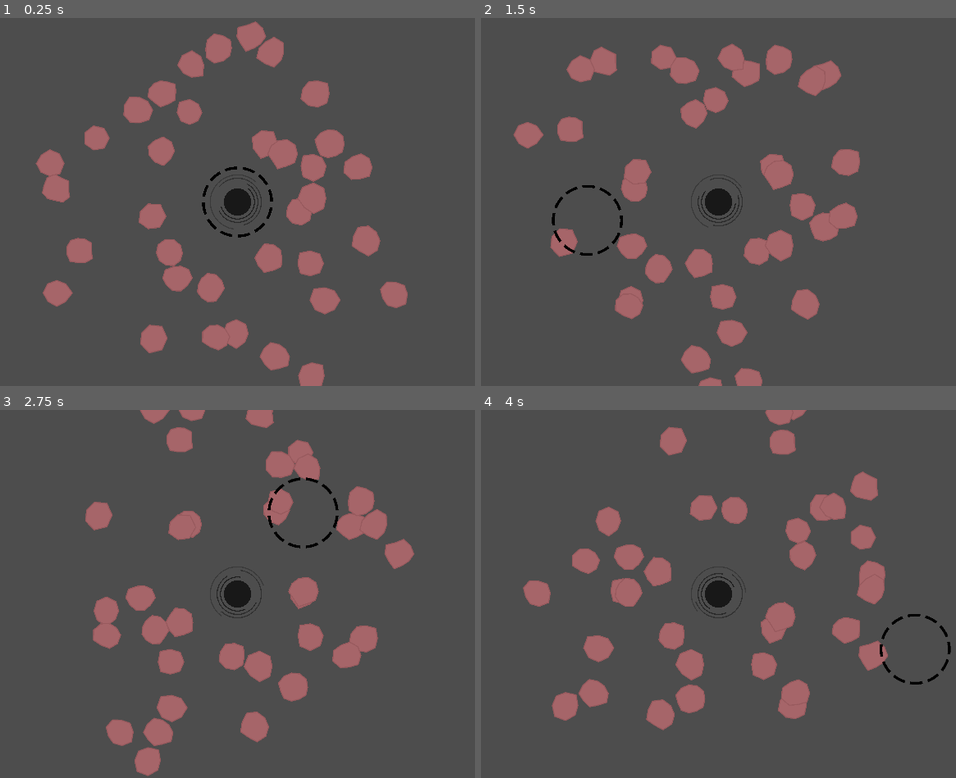
Above: before the commit, frames 1-4 (two rows, left to right).
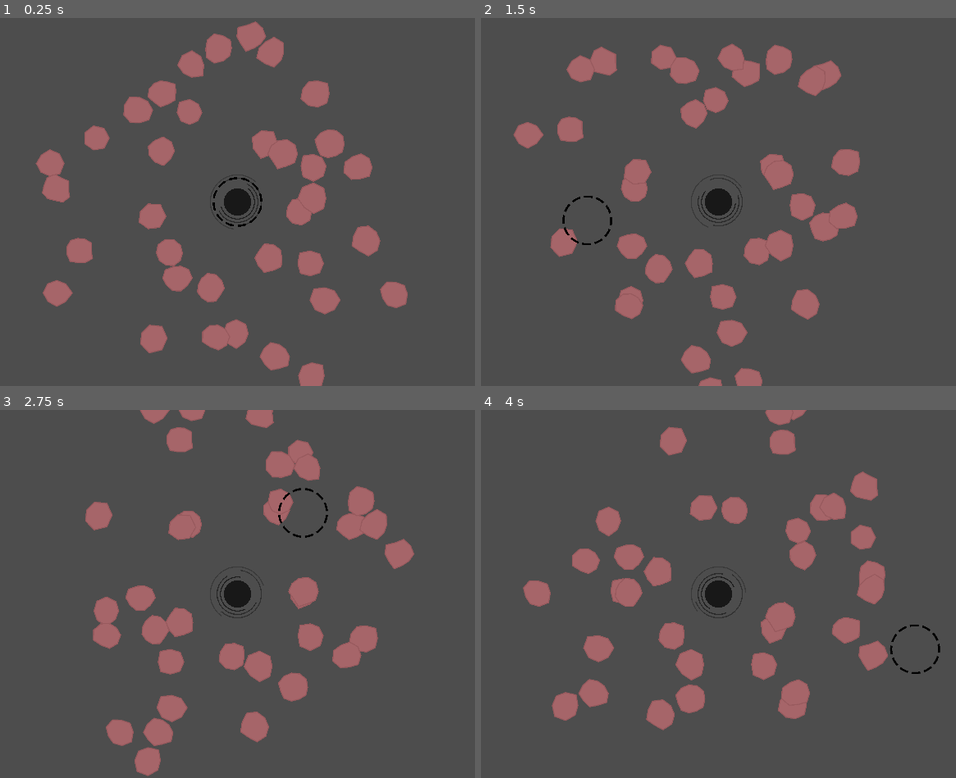
Above: after the commit, the same moments.

Repository: fatihceyln/a-game-about-feeding-a-black-hole
Game: Godot game, scene res://main/main.tscn
Two runs of this game, one before a commit and one after it. Both use one fixed random seed, a clock stepped at 60 frames per second and the inputs below. The project has no main scene, so this scene is started directly.
Inputs (mouse positions are in pixels of both pictures, inside the frame that each line leads up to):
- Up to frame 1 (0.25 s): no input
- Up to frame 2 (1.5 s): move the mouse to (861, 183) at 0.52 s; move the mouse to (585, 220) at 1.27 s
- Up to frame 3 (2.75 s): move the mouse to (304, 513) at 2.02 s
- Up to frame 4 (4 s): move the mouse to (685, 667) at 2.77 s; move the mouse to (913, 649) at 3.52 s

The runs differ from the first frame. In frame 1, 0.3% of the frame differs, in the area x 42-58%, y 40-60%; in frame 2, 0.4%; in frame 3, 0.4%; in frame 4, 0.4%, in the area x 83-99%, y 55-75%.

Commit message:
Update Clicker node's radius and drawing parameters for improved visual appearance

Diff:
--- a/clicker/clicker.gd
+++ b/clicker/clicker.gd
@@ -1,7 +1,7 @@
 extends Area2D
 class_name Clicker
 
-const RADIUS: float = 100.0
+const RADIUS: float = 70.0
 const SEGMENT_COUNT: int = 12
 const SEGMENT_ARC_RATIO: float = 0.7
 const ROTATION_SPEED: float = 0.6
@@ -19,4 +19,4 @@
 	for i: int in SEGMENT_COUNT:
 		var start_angle: float = angle_offset + float(i) * segment_size
 		var end_angle: float = start_angle + (segment_size * SEGMENT_ARC_RATIO)
-		draw_arc(Vector2.ZERO, RADIUS, start_angle, end_angle, 20, Color.BLACK, 8)
+		draw_arc(Vector2.ZERO, RADIUS, start_angle, end_angle, 20, Color.BLACK, 6)
